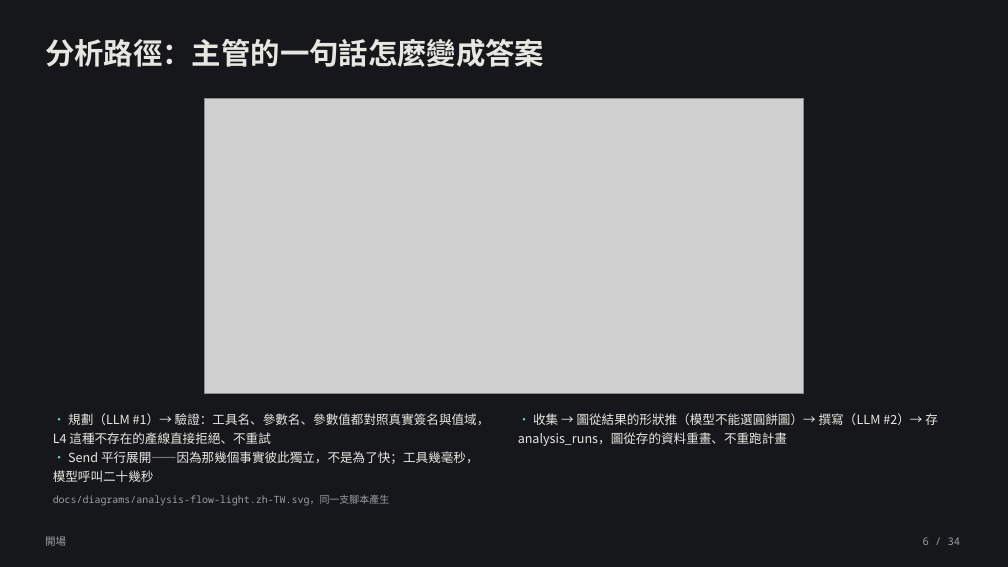
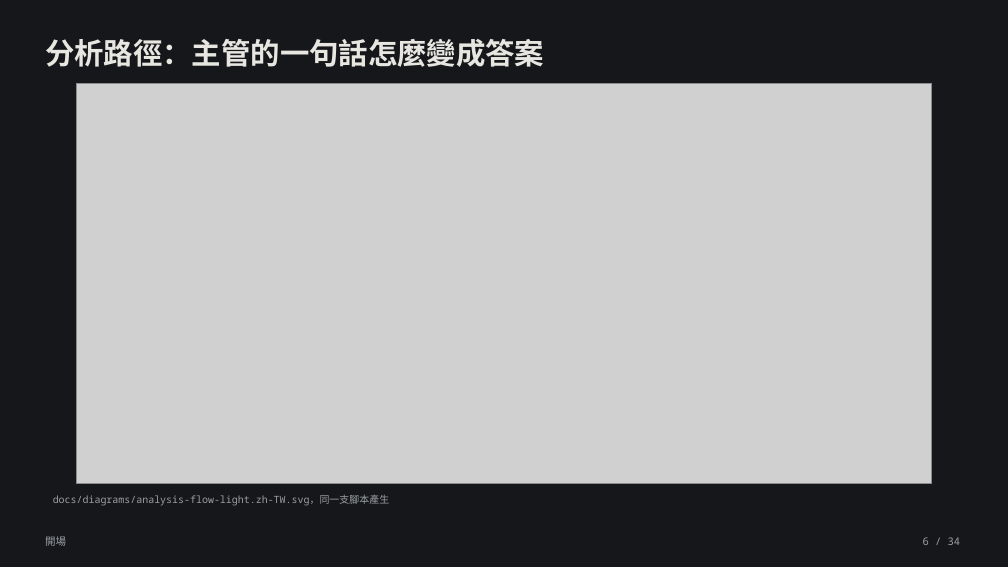
Before and after one commit to lin891020/aoi-agent, a slide deck: slide 6 of docs/deck/aoi-agent-journey.zh-TW.pptx. Drawn at 1008x567 pixels with LibreOffice and Linux fonts; fonts in the diff are those of the drawing; grey boxes stand for pictures. Boxes give left, top, right and bottom in pixels: in the first picture for what was removed or moved away, otherwise in the second. Text is boxed around its words. In the diff, an @@ line names an element or a change of style, - is before the commit and + after.

```diff
--- a/docs/deck/aoi-agent-journey.zh-TW.pptx
+++ b/docs/deck/aoi-agent-journey.zh-TW.pptx
@@ picture: place and size @@
-picture at (204, 98, 804, 393)
+picture at (77, 83, 932, 484)
@@ text removed at (53, 413, 490, 482) @@
-• 規劃（LLM #1）→ 驗證：工具名、參數名、參數值都對照真實簽名與值域，L4 這種不存在的產線直接拒絕、不重試
-• Send 平行展開——因為那幾個事實彼此獨立，不是為了快；工具幾毫秒，模型呼叫二十幾秒
@@ text removed at (518, 413, 938, 446) @@
-• 收集 → 圖從結果的形狀推（模型不能選圓餅圖）→ 撰寫（LLM #2）→ 存 analysis_runs，圖從存的資料重畫、不重跑計畫
```
Also in this commit, not shown: 2 other slides changed, 5 other files.
